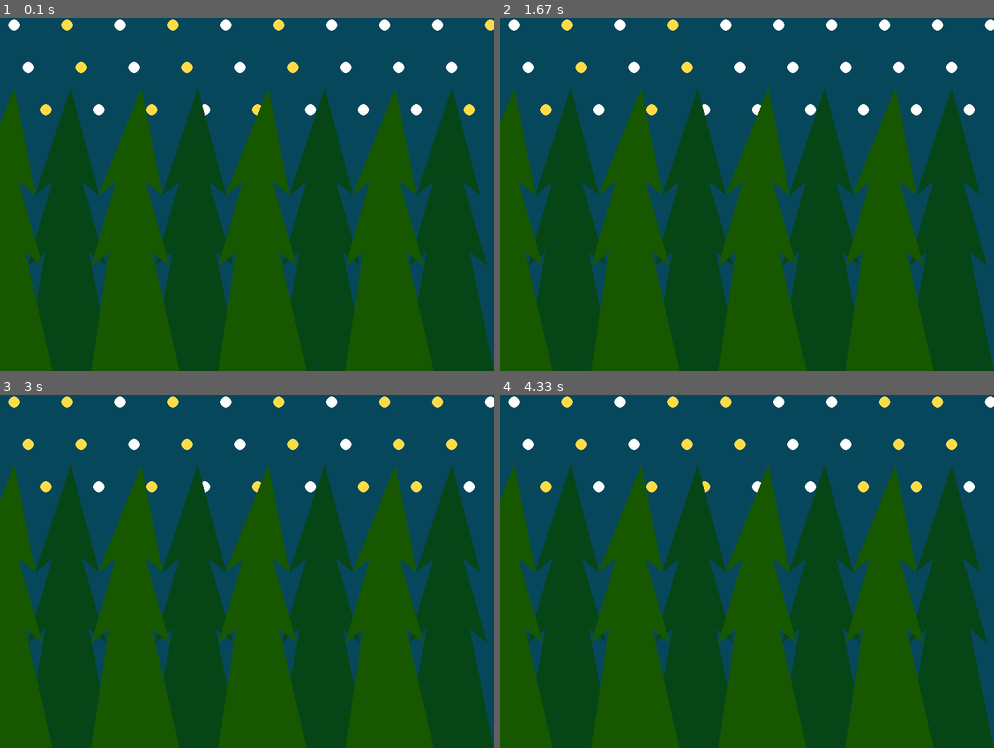
Above: before the commit, frames 1-4 (two rows, left to right).
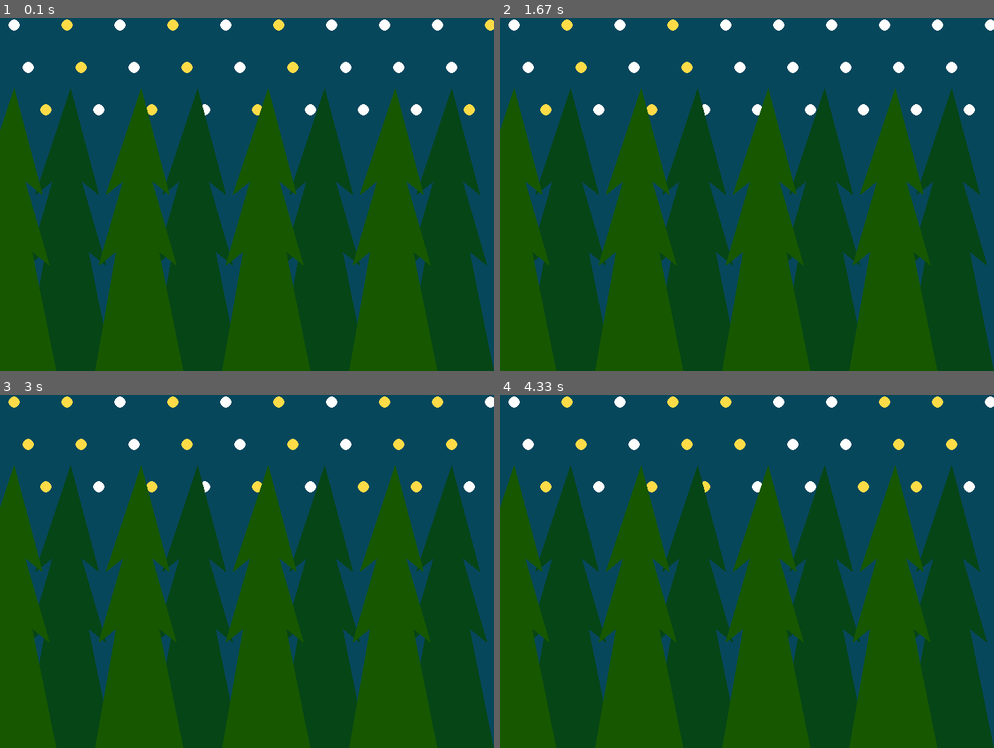
Above: after the commit, the same moments.

Repository: tenley22/updated_pygame_scene
Game: pygame game, started from main.py
Same seed, same stepped clock (60 frames per second), same inputs: the game is played once before the commit and once after it.
Inputs:
- Up to frame 1 (0.1 s): no input
- Up to frame 2 (1.67 s): no input
- Up to frame 3 (3 s): no input
- Up to frame 4 (4.33 s): no input

The runs differ from the first frame. In frame 1, 4.5% of the frame differs, in the area x 0-87%, y 20-87%; in frame 2, 4.5%; in frame 3, 4.5%; in frame 4, 4.5%.

Commit message:
added game base

Diff:
--- a/main.py
+++ b/main.py
@@ -32,9 +32,16 @@
         if event.type == pygame.QUIT:
             running = False
 
+    screen.fill(BLUE)
 
 
-    screen.fill(BLUE)
+    # functions
+    def trees(place, color, x1, y1, mult):
+        space = 180 * mult
+        tree = pygame.draw.polygon(place, color, ((x1 + space, y1), (x1 - 50 + space, y1 + 150), (x1 - 25 + space, y1 + 130), (x1 - 60 + space, y1 + 250),
+        (x1 - 35 + space, y1 + 230), (x1 - 100 + space, 700), (x1 + 100 + space, 700), (x1 + 25 + space, y1 + 230),
+        (x1 + 50 + space, y1 + 250), (x1 + 15 + space, y1 + 130), (x1 + 40 + space, y1 + 150)))
+
 
     # drawing
     # stars
@@ -47,12 +54,8 @@
 
     # trees
     for multiplier in range (4):
-        pygame.draw.polygon(screen, GREEN, ((100 + 180*multiplier, 100), (50 + 180*multiplier, 250), (75 + 180*multiplier, 230), (40 + 180*multiplier, 350), (65 + 180*multiplier, 330), (0 + 180*multiplier, 700), (200 + 180*multiplier, 700), (125 + 180*multiplier, 330), (150 + 180*multiplier, 350), (115 + 180*multiplier, 230), (140 + 180*multiplier, 250)))
-
-        pygame.draw.polygon(screen, GREEN2, ((20 + 180 * multiplier, 100), (-40 + 180 * multiplier, 250), (-15 + 180 * multiplier, 230), (-50 + 180 * multiplier, 350), (-25 + 180 * multiplier, 330), (-80 + 180 * multiplier, 700), (120 + 180 * multiplier, 700), (35 + 180 * multiplier, 330), (60 + 180 * multiplier, 350), (25 + 180 * multiplier, 230), (50 + 180 * multiplier, 250)))
-
-
-
+        trees(screen, GREEN, 100, 100, multiplier)
+        trees(screen, GREEN2, 20, 100, multiplier)
 
     pygame.display.flip()
 
